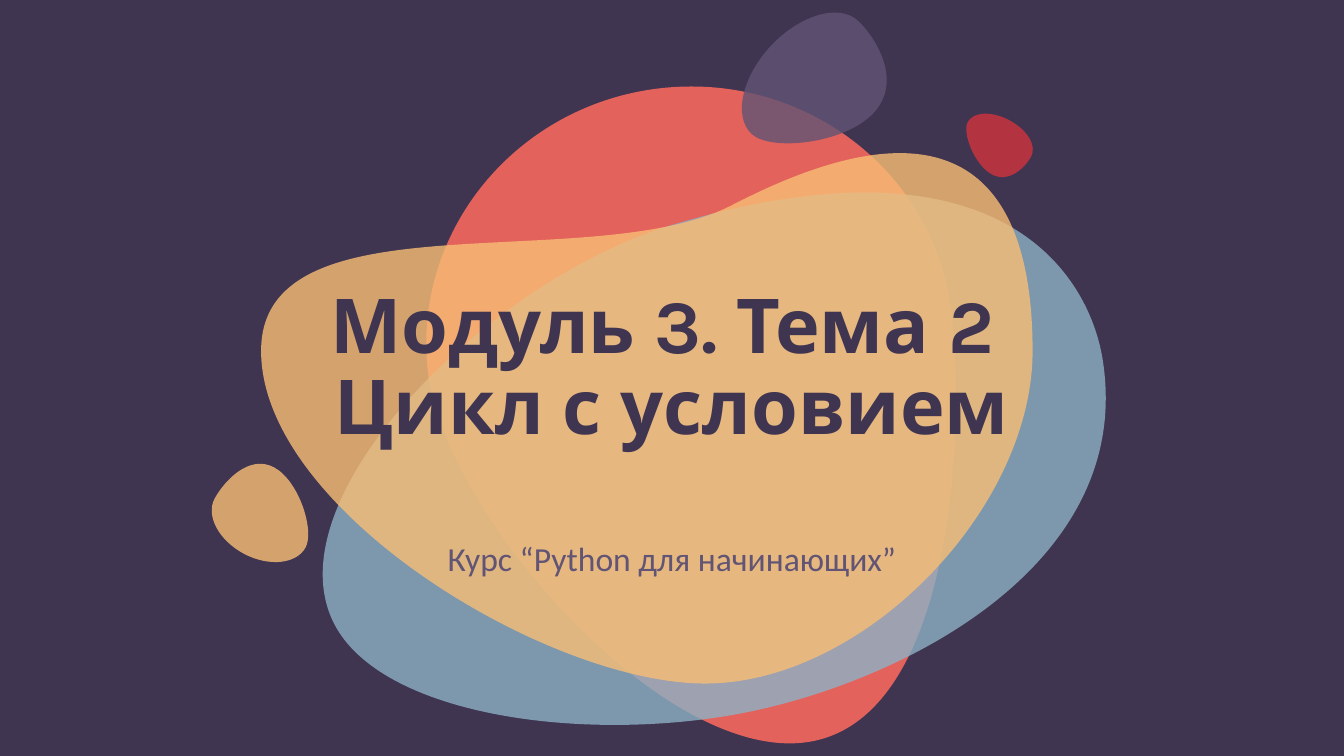
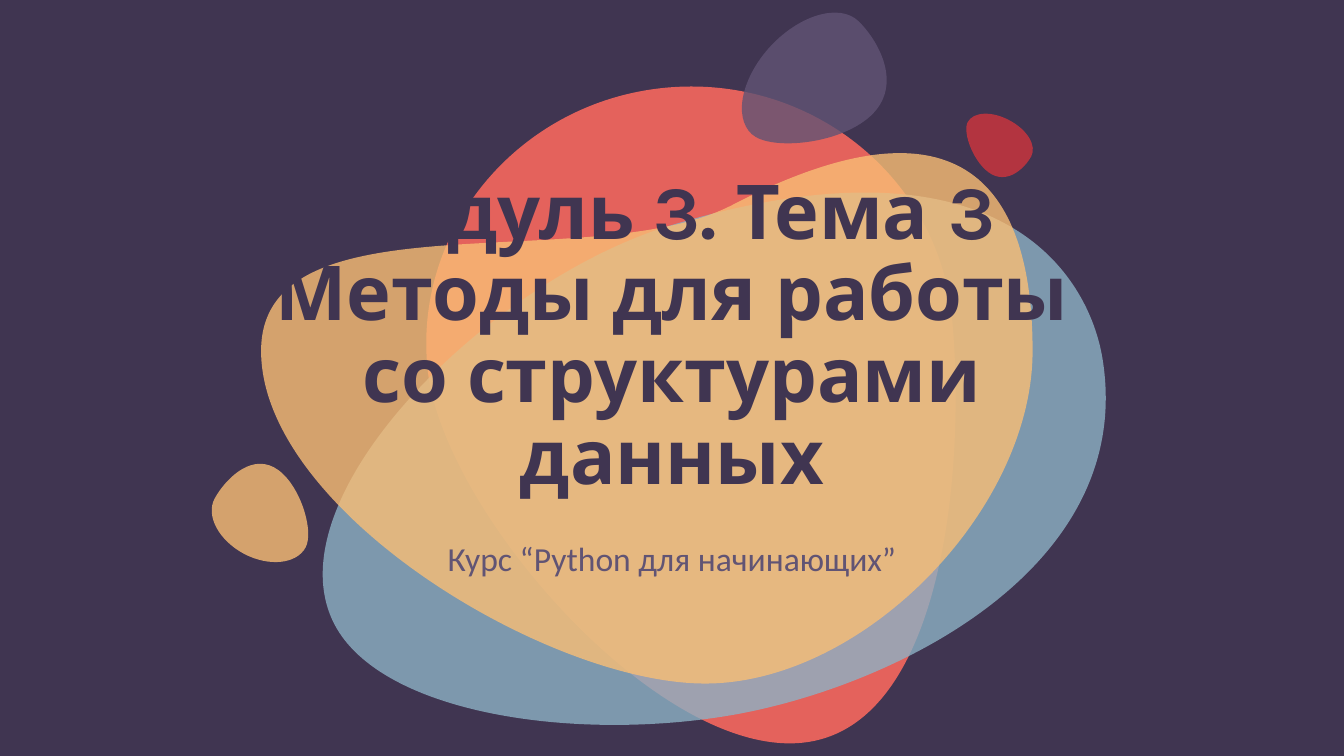
Before and after one commit to nesrv/python-for-odin.study, a slide deck: slide 1 of m3-3-Методы для работы со структурами данных/present.pptx. Drawn at 1344x756 pixels with LibreOffice and Linux fonts; fonts in the diff are those of the drawing. Boxes give left, top, right and bottom in pixels: in the first picture for what was removed or moved away, otherwise in the second. Text is boxed around its words. In the diff, an @@ line names an element or a change of style, - is before the commit and + after.

Commit message:
m3-3-Методы для работы со структурами данных ++

```diff
--- a/m3-3-Методы для работы со структурами данных/present.pptx
+++ b/m3-3-Методы для работы со структурами данных/present.pptx
@@ title at (275,168,1068,499): text changed @@
-Модуль 3. Тема 2
-Цикл с условием
+Модуль 3. Тема 3
+Методы для работы со структурами данных
```
Also in this commit, not shown: 1 other slide changed, 6 slides added, 2 slides removed, 8 other files.
